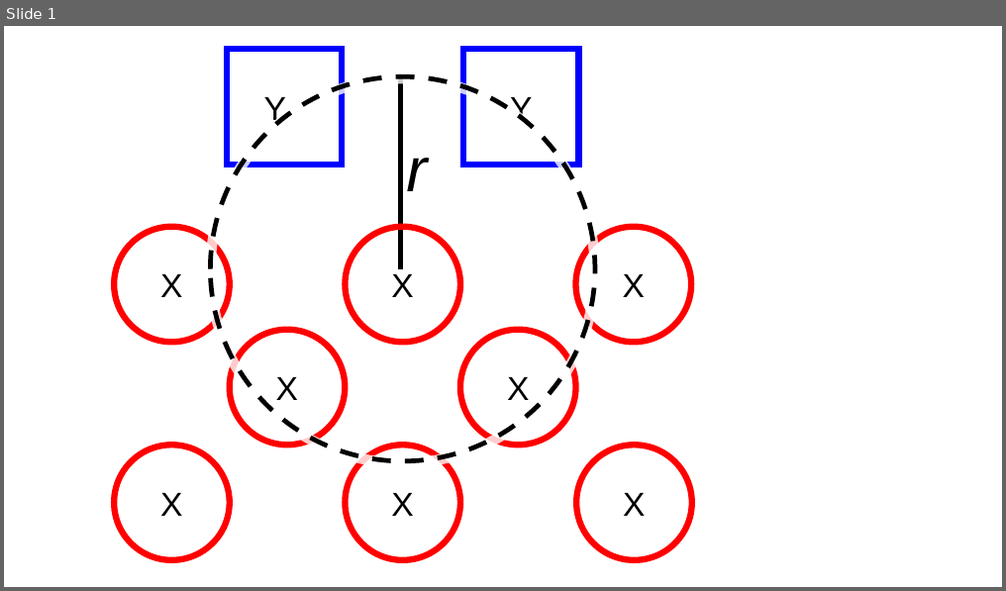
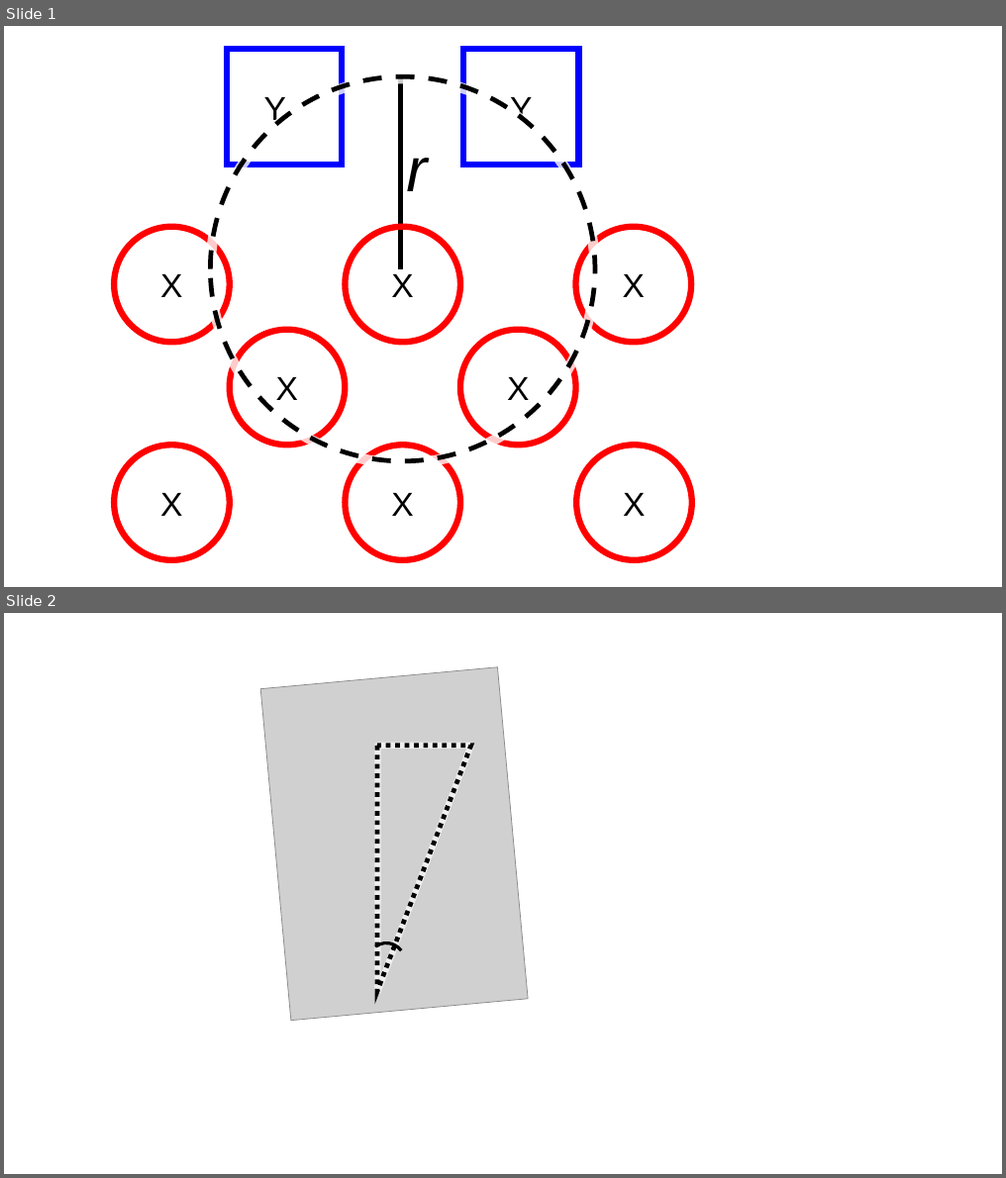
Before and after one commit to nlesc-nano/CAT, a slide deck: docs/_images/images.pptx. Shown one above the other, each under a label of ours: slide 1 before the commit, slides 1 and 2 after it. The pictures are 1006x591 and 1006x1178 pixels, drawn with LibreOffice and Linux fonts; fonts in the diff are those of the drawing; grey boxes stand for pictures. Boxes give left, top, right and bottom in pixels: in the first picture for what was removed or moved away, otherwise in the second. Text is boxed around its words. In the diff, an @@ line names an element or a change of style, - is before the commit and + after.

```diff
--- a/docs/_images/images.pptx
+++ b/docs/_images/images.pptx
@@ slide 2 added at <box>4,613,1002,1174</box>, background #FFFFFF @@
@@ picture added at <box>260,667,528,1021</box> @@
@@ picture added at <box>424,698,457,736</box> @@
@@ right triangle added at <box>377,746,471,992</box>, outline #FFFFFF 6 pt @@
@@ right triangle added at <box>377,746,471,992</box>, outline #000000 4.5 pt dashed @@
@@ picture added at <box>328,928,369,964</box> @@
@@ arc (boxed as its full ellipse) added at <box>361,936,413,988</box>, outline #000000 3 pt @@
```
Also in this commit, not shown: 1 other slide added, 22 other files.
